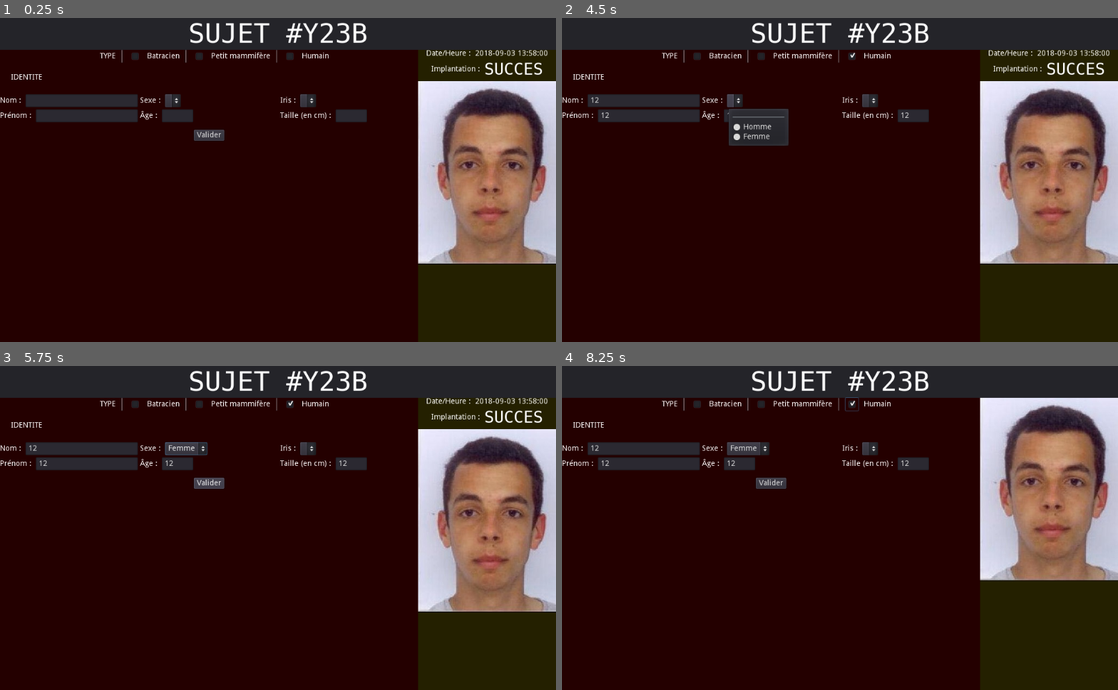
Above: before the commit, frames 1-4 (two rows, left to right).
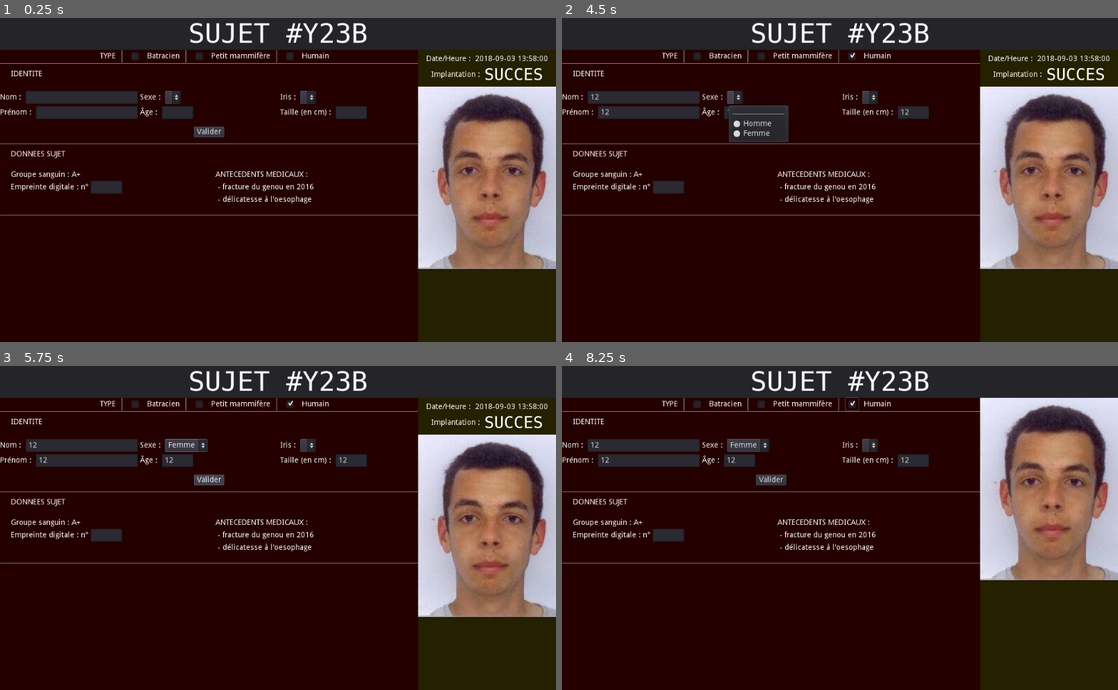
Above: after the commit, the same moments.

Repository: ptiteigne/EscapeProgramme
Game: Godot game, scene res://TestRe.tscn
Two runs of this game, one before a commit and one after it. Both use one fixed random seed, a clock stepped at 60 frames per second and the inputs below. The project has no main scene, so this scene is started directly.
Inputs (mouse positions are in pixels of both pictures, inside the frame that each line leads up to):
- Up to frame 1 (0.25 s): no input
- Up to frame 2 (4.5 s): click (645, 102) at 0.52 s; type "12" at 0.6 s; click (650, 115) at 0.75 s; type "12" at 0.83 s; click (739, 115) at 0.98 s; type "12" at 1.07 s; click (912, 115) at 1.27 s; type "12" at 1.35 s; click (695, 56) at 2 s; click (762, 56) at 2.75 s; click (851, 56) at 3.5 s; click (734, 102) at 4.27 s
- Up to frame 3 (5.75 s): click "Valider" at 5 s
- Up to frame 4 (8.25 s): click "Femme" at 5.75 s; click (695, 404) at 6.5 s; click (762, 404) at 7.25 s; click (851, 404) at 8 s

The runs differ from the first frame. In frame 1, 7.9% of the frame differs, in the area x 0-100%, y 9-78%; in frame 2, 8.1%; in frame 3, 8.2%; in frame 4, 3.7%.

Commit message:
Added a DonneesContainer, not scripted yet

Diff:
--- a/TestRe.tscn
+++ b/TestRe.tscn
@@ -102,7 +102,7 @@
 mouse_default_cursor_shape = 0
 size_flags_horizontal = 1
 size_flags_vertical = 1
-custom_constants/separation = 10
+custom_constants/separation = 0
 alignment = 0
 _sections_unfolded = [ "Anchor", "Margin", "Visibility", "custom_constants" ]
 
@@ -112,11 +112,323 @@
 theme = SubResource( 1 )
 _sections_unfolded = [ "Theme", "custom_constants" ]
 
-[node name="IdentiteContainer" parent="Panel/Panel2/VBoxContainer" index="1" instance=ExtResource( 4 )]
-
-margin_top = 34.0
-margin_right = 770.0
-margin_bottom = 158.0
+[node name="HSeparator" type="HSeparator" parent="Panel/Panel2/VBoxContainer" index="1"]
+
+anchor_left = 0.0
+anchor_top = 0.0
+anchor_right = 0.0
+anchor_bottom = 0.0
+margin_top = 24.0
+margin_right = 770.0
+margin_bottom = 28.0
+rect_pivot_offset = Vector2( 0, 0 )
+rect_clip_content = false
+mouse_filter = 0
+mouse_default_cursor_shape = 0
+size_flags_horizontal = 1
+size_flags_vertical = 1
+
+[node name="IdentiteContainer" parent="Panel/Panel2/VBoxContainer" index="2" instance=ExtResource( 4 )]
+
+margin_top = 28.0
+margin_right = 770.0
+margin_bottom = 172.0
+
+[node name="HSeparator2" type="HSeparator" parent="Panel/Panel2/VBoxContainer" index="3"]
+
+anchor_left = 0.0
+anchor_top = 0.0
+anchor_right = 0.0
+anchor_bottom = 0.0
+margin_top = 172.0
+margin_right = 770.0
+margin_bottom = 176.0
+rect_pivot_offset = Vector2( 0, 0 )
+rect_clip_content = false
+mouse_filter = 0
+mouse_default_cursor_shape = 0
+size_flags_horizontal = 1
+size_flags_vertical = 1
+
+[node name="DonneesContainer" type="VBoxContainer" parent="Panel/Panel2/VBoxContainer" index="4"]
+
+editor/display_folded = true
+anchor_left = 0.0
+anchor_top = 0.0
+anchor_right = 0.0
+anchor_bottom = 0.0
+margin_top = 176.0
+margin_right = 770.0
+margin_bottom = 304.0
+rect_pivot_offset = Vector2( 0, 0 )
+rect_clip_content = false
+mouse_filter = 1
+mouse_default_cursor_shape = 0
+size_flags_horizontal = 1
+size_flags_vertical = 1
+alignment = 0
+
+[node name="MarginContainer" type="MarginContainer" parent="Panel/Panel2/VBoxContainer/DonneesContainer" index="0"]
+
+editor/display_folded = true
+anchor_left = 0.0
+anchor_top = 0.0
+anchor_right = 0.0
+anchor_bottom = 0.0
+margin_right = 770.0
+margin_bottom = 44.0
+rect_pivot_offset = Vector2( 0, 0 )
+rect_clip_content = false
+mouse_filter = 0
+mouse_default_cursor_shape = 0
+size_flags_horizontal = 1
+size_flags_vertical = 1
+custom_constants/margin_top = 10
+custom_constants/margin_left = 20
+custom_constants/margin_bottom = 20
+_sections_unfolded = [ "custom_constants" ]
+
+[node name="DonneesLabel" type="Label" parent="Panel/Panel2/VBoxContainer/DonneesContainer/MarginContainer" index="0"]
+
+anchor_left = 0.0
+anchor_top = 0.0
+anchor_right = 0.0
+anchor_bottom = 0.0
+margin_left = 20.0
+margin_top = 10.0
+margin_right = 770.0
+margin_bottom = 24.0
+rect_pivot_offset = Vector2( 0, 0 )
+rect_clip_content = false
+mouse_filter = 2
+mouse_default_cursor_shape = 0
+size_flags_horizontal = 1
+size_flags_vertical = 4
+text = "DONNEES SUJET"
+percent_visible = 1.0
+lines_skipped = 0
+max_lines_visible = -1
+
+[node name="MarginContainer2" type="MarginContainer" parent="Panel/Panel2/VBoxContainer/DonneesContainer" index="1"]
+
+editor/display_folded = true
+anchor_left = 0.0
+anchor_top = 0.0
+anchor_right = 0.0
+anchor_bottom = 0.0
+margin_top = 48.0
+margin_right = 770.0
+margin_bottom = 128.0
+rect_pivot_offset = Vector2( 0, 0 )
+rect_clip_content = false
+mouse_filter = 0
+mouse_default_cursor_shape = 0
+size_flags_horizontal = 1
+size_flags_vertical = 1
+custom_constants/margin_left = 20
+custom_constants/margin_bottom = 20
+_sections_unfolded = [ "custom_constants" ]
+
+[node name="GridContainer" type="GridContainer" parent="Panel/Panel2/VBoxContainer/DonneesContainer/MarginContainer2" index="0"]
+
+editor/display_folded = true
+anchor_left = 0.0
+anchor_top = 0.0
+anchor_right = 0.0
+anchor_bottom = 0.0
+margin_left = 20.0
+margin_right = 770.0
+margin_bottom = 60.0
+rect_pivot_offset = Vector2( 0, 0 )
+rect_clip_content = false
+mouse_filter = 1
+mouse_default_cursor_shape = 0
+size_flags_horizontal = 1
+size_flags_vertical = 1
+columns = 2
+_sections_unfolded = [ "Size Flags" ]
+
+[node name="GroupeSanguin" type="Label" parent="Panel/Panel2/VBoxContainer/DonneesContainer/MarginContainer2/GridContainer" index="0"]
+
+anchor_left = 0.0
+anchor_top = 0.0
+anchor_right = 0.0
+anchor_bottom = 0.0
+margin_right = 373.0
+margin_bottom = 14.0
+rect_pivot_offset = Vector2( 0, 0 )
+rect_clip_content = false
+mouse_filter = 2
+mouse_default_cursor_shape = 0
+size_flags_horizontal = 3
+size_flags_vertical = 4
+text = "Groupe sanguin : A+"
+percent_visible = 1.0
+lines_skipped = 0
+max_lines_visible = -1
+
+[node name="AntecedentsLabel" type="Label" parent="Panel/Panel2/VBoxContainer/DonneesContainer/MarginContainer2/GridContainer" index="1"]
+
+anchor_left = 0.0
+anchor_top = 0.0
+anchor_right = 0.0
+anchor_bottom = 0.0
+margin_left = 377.0
+margin_right = 750.0
+margin_bottom = 14.0
+rect_pivot_offset = Vector2( 0, 0 )
+rect_clip_content = false
+mouse_filter = 2
+mouse_default_cursor_shape = 0
+size_flags_horizontal = 3
+size_flags_vertical = 4
+text = "ANTECEDENTS MEDICAUX :"
+percent_visible = 1.0
+lines_skipped = 0
+max_lines_visible = -1
+_sections_unfolded = [ "Size Flags" ]
+
+[node name="Container" type="HBoxContainer" parent="Panel/Panel2/VBoxContainer/DonneesContainer/MarginContainer2/GridContainer" index="2"]
+
+editor/display_folded = true
+anchor_left = 0.0
+anchor_top = 0.0
+anchor_right = 0.0
+anchor_bottom = 0.0
+margin_top = 18.0
+margin_right = 373.0
+margin_bottom = 42.0
+rect_pivot_offset = Vector2( 0, 0 )
+rect_clip_content = false
+mouse_filter = 1
+mouse_default_cursor_shape = 0
+size_flags_horizontal = 3
+size_flags_vertical = 1
+alignment = 0
+
+[node name="Empreinte" type="Label" parent="Panel/Panel2/VBoxContainer/DonneesContainer/MarginContainer2/GridContainer/Container" index="0"]
+
+anchor_left = 0.0
+anchor_top = 0.0
+anchor_right = 0.0
+anchor_bottom = 0.0
+margin_top = 5.0
+margin_right = 143.0
+margin_bottom = 19.0
+rect_pivot_offset = Vector2( 0, 0 )
+rect_clip_content = false
+mouse_filter = 2
+mouse_default_cursor_shape = 0
+size_flags_horizontal = 1
+size_flags_vertical = 4
+text = "Empreinte digitale : n°"
+percent_visible = 1.0
+lines_skipped = 0
+max_lines_visible = -1
+_sections_unfolded = [ "Size Flags" ]
+
+[node name="LineEdit" type="LineEdit" parent="Panel/Panel2/VBoxContainer/DonneesContainer/MarginContainer2/GridContainer/Container" index="1"]
+
+anchor_left = 0.0
+anchor_top = 0.0
+anchor_right = 0.0
+anchor_bottom = 0.0
+margin_left = 147.0
+margin_right = 205.0
+margin_bottom = 24.0
+rect_pivot_offset = Vector2( 0, 0 )
+rect_clip_content = false
+focus_mode = 2
+mouse_filter = 0
+mouse_default_cursor_shape = 1
+size_flags_horizontal = 4
+size_flags_vertical = 1
+align = 1
+max_length = 1
+focus_mode = 2
+context_menu_enabled = true
+placeholder_alpha = 0.6
+caret_blink = false
+caret_blink_speed = 0.65
+caret_position = 0
+_sections_unfolded = [ "Caret", "Margin", "Placeholder", "Rect", "Size Flags" ]
+
+[node name="FractureLabel" type="Label" parent="Panel/Panel2/VBoxContainer/DonneesContainer/MarginContainer2/GridContainer" index="3"]
+
+anchor_left = 0.0
+anchor_top = 0.0
+anchor_right = 0.0
+anchor_bottom = 0.0
+margin_left = 377.0
+margin_top = 23.0
+margin_right = 750.0
+margin_bottom = 37.0
+rect_pivot_offset = Vector2( 0, 0 )
+rect_clip_content = false
+mouse_filter = 2
+mouse_default_cursor_shape = 0
+size_flags_horizontal = 3
+size_flags_vertical = 4
+text = " - fracture du genou en 2016"
+percent_visible = 1.0
+lines_skipped = 0
+max_lines_visible = -1
+
+[node name="VideLabel" type="Label" parent="Panel/Panel2/VBoxContainer/DonneesContainer/MarginContainer2/GridContainer" index="4"]
+
+anchor_left = 0.0
+anchor_top = 0.0
+anchor_right = 0.0
+anchor_bottom = 0.0
+margin_top = 46.0
+margin_right = 373.0
+margin_bottom = 60.0
+rect_pivot_offset = Vector2( 0, 0 )
+rect_clip_content = false
+mouse_filter = 2
+mouse_default_cursor_shape = 0
+size_flags_horizontal = 3
+size_flags_vertical = 4
+percent_visible = 1.0
+lines_skipped = 0
+max_lines_visible = -1
+
+[node name="OesophageLabel" type="Label" parent="Panel/Panel2/VBoxContainer/DonneesContainer/MarginContainer2/GridContainer" index="5"]
+
+anchor_left = 0.0
+anchor_top = 0.0
+anchor_right = 0.0
+anchor_bottom = 0.0
+margin_left = 377.0
+margin_top = 46.0
+margin_right = 750.0
+margin_bottom = 60.0
+rect_pivot_offset = Vector2( 0, 0 )
+rect_clip_content = false
+mouse_filter = 2
+mouse_default_cursor_shape = 0
+size_flags_horizontal = 3
+size_flags_vertical = 4
+text = " - délicatesse à l'oesophage"
+percent_visible = 1.0
+lines_skipped = 0
+max_lines_visible = -1
+
+[node name="HSeparator3" type="HSeparator" parent="Panel/Panel2/VBoxContainer" index="5"]
+
+anchor_left = 0.0
+anchor_top = 0.0
+anchor_right = 0.0
+anchor_bottom = 0.0
+margin_top = 304.0
+margin_right = 770.0
+margin_bottom = 308.0
+rect_pivot_offset = Vector2( 0, 0 )
+rect_clip_content = false
+mouse_filter = 0
+mouse_default_cursor_shape = 0
+size_flags_horizontal = 1
+size_flags_vertical = 1
 
 [node name="Panel3" type="Panel" parent="Panel" index="2"]
 
@@ -157,13 +469,12 @@
 
 [node name="StatusImplantation" type="VBoxContainer" parent="Panel/Panel3/InfosSujet" index="0"]
 
-editor/display_folded = true
 anchor_left = 0.0
 anchor_top = 0.0
 anchor_right = 0.0
 anchor_bottom = 0.0
 margin_right = 254.0
-margin_bottom = 54.0
+margin_bottom = 64.0
 rect_pivot_offset = Vector2( 0, 0 )
 rect_clip_content = false
 mouse_filter = 1
@@ -172,30 +483,69 @@
 size_flags_vertical = 1
 alignment = 0
 
-[node name="HBoxContainer" type="HBoxContainer" parent="Panel/Panel3/InfosSujet/StatusImplantation" index="0"]
+[node name="MarginContainer" type="MarginContainer" parent="Panel/Panel3/InfosSujet/StatusImplantation" index="0"]
 
 anchor_left = 0.0
 anchor_top = 0.0
 anchor_right = 0.0
 anchor_bottom = 0.0
 margin_right = 254.0
+margin_bottom = 24.0
+rect_pivot_offset = Vector2( 0, 0 )
+rect_clip_content = false
+mouse_filter = 0
+mouse_default_cursor_shape = 0
+size_flags_horizontal = 1
+size_flags_vertical = 1
+custom_constants/margin_top = 10
+_sections_unfolded = [ "custom_constants" ]
+
+[node name="HBoxContainer" type="HBoxContainer" parent="Panel/Panel3/InfosSujet/StatusImplantation/MarginContainer" index="0"]
+
+anchor_left = 0.0
+anchor_top = 0.0
+anchor_right = 0.0
+anchor_bottom = 0.0
+margin_left = 8.0
+margin_top = 10.0
+margin_right = 254.0
+margin_bottom = 24.0
+rect_pivot_offset = Vector2( 0, 0 )
+rect_clip_content = false
+mouse_filter = 1
+mouse_default_cursor_shape = 0
+size_flags_horizontal = 5
+size_flags_vertical = 1
+alignment = 1
+
+[node name="Label" type="Label" parent="Panel/Panel3/InfosSujet/StatusImplantation/MarginContainer/HBoxContainer" index="0"]
+
+anchor_left = 0.0
+anchor_top = 0.0
+anchor_right = 0.0
+anchor_bottom = 0.0
+margin_left = 11.0
+margin_right = 97.0
 margin_bottom = 14.0
 rect_pivot_offset = Vector2( 0, 0 )
 rect_clip_content = false
-mouse_filter = 1
-mouse_default_cursor_shape = 0
-size_flags_horizontal = 5
-size_flags_vertical = 1
-alignment = 1
-
-[node name="Label" type="Label" parent="Panel/Panel3/InfosSujet/StatusImplantation/HBoxContainer" index="0"]
-
-anchor_left = 0.0
-anchor_top = 0.0
-anchor_right = 0.0
-anchor_bottom = 0.0
-margin_left = 15.0
-margin_right = 101.0
+mouse_filter = 2
+mouse_default_cursor_shape = 0
+size_flags_horizontal = 1
+size_flags_vertical = 4
+text = "Date/Heure : "
+percent_visible = 1.0
+lines_skipped = 0
+max_lines_visible = -1
+
+[node name="Label2" type="Label" parent="Panel/Panel3/InfosSujet/StatusImplantation/MarginContainer/HBoxContainer" index="1"]
+
+anchor_left = 0.0
+anchor_top = 0.0
+anchor_right = 0.0
+anchor_bottom = 0.0
+margin_left = 101.0
+margin_right = 175.0
 margin_bottom = 14.0
 rect_pivot_offset = Vector2( 0, 0 )
 rect_clip_content = false
@@ -203,19 +553,19 @@
 mouse_default_cursor_shape = 0
 size_flags_horizontal = 1
 size_flags_vertical = 4
-text = "Date/Heure : "
-percent_visible = 1.0
-lines_skipped = 0
-max_lines_visible = -1
-
-[node name="Label2" type="Label" parent="Panel/Panel3/InfosSujet/StatusImplantation/HBoxContainer" index="1"]
-
-anchor_left = 0.0
-anchor_top = 0.0
-anchor_right = 0.0
-anchor_bottom = 0.0
-margin_left = 105.0
-margin_right = 179.0
+text = "2018-09-03"
+percent_visible = 1.0
+lines_skipped = 0
+max_lines_visible = -1
+
+[node name="Label3" type="Label" parent="Panel/Panel3/InfosSujet/StatusImplantation/MarginContainer/HBoxContainer" index="2"]
+
+anchor_left = 0.0
+anchor_top = 0.0
+anchor_right = 0.0
+anchor_bottom = 0.0
+margin_left = 179.0
+margin_right = 235.0
 margin_bottom = 14.0
 rect_pivot_offset = Vector2( 0, 0 )
 rect_clip_content = false
@@ -223,26 +573,6 @@
 mouse_default_cursor_shape = 0
 size_flags_horizontal = 1
 size_flags_vertical = 4
-text = "2018-09-03"
-percent_visible = 1.0
-lines_skipped = 0
-max_lines_visible = -1
-
-[node name="Label3" type="Label" parent="Panel/Panel3/InfosSujet/StatusImplantation/HBoxContainer" index="2"]
-
-anchor_left = 0.0
-anchor_top = 0.0
-anchor_right = 0.0
-anchor_bottom = 0.0
-margin_left = 183.0
-margin_right = 239.0
-margin_bottom = 14.0
-rect_pivot_offset = Vector2( 0, 0 )
-rect_clip_content = false
-mouse_filter = 2
-mouse_default_cursor_shape = 0
-size_flags_horizontal = 1
-size_flags_vertical = 4
 text = "13:58:00"
 percent_visible = 1.0
 lines_skipped = 0
@@ -254,9 +584,9 @@
 anchor_top = 0.0
 anchor_right = 0.0
 anchor_bottom = 0.0
-margin_top = 18.0
+margin_top = 28.0
 margin_right = 254.0
-margin_bottom = 54.0
+margin_bottom = 64.0
 rect_pivot_offset = Vector2( 0, 0 )
 rect_clip_content = false
 mouse_filter = 1
@@ -314,9 +644,9 @@
 anchor_top = 0.0
 anchor_right = 0.0
 anchor_bottom = 0.0
-margin_top = 58.0
+margin_top = 68.0
 margin_right = 254.0
-margin_bottom = 396.0
+margin_bottom = 406.0
 rect_pivot_offset = Vector2( 0, 0 )
 rect_clip_content = false
 mouse_filter = 1
